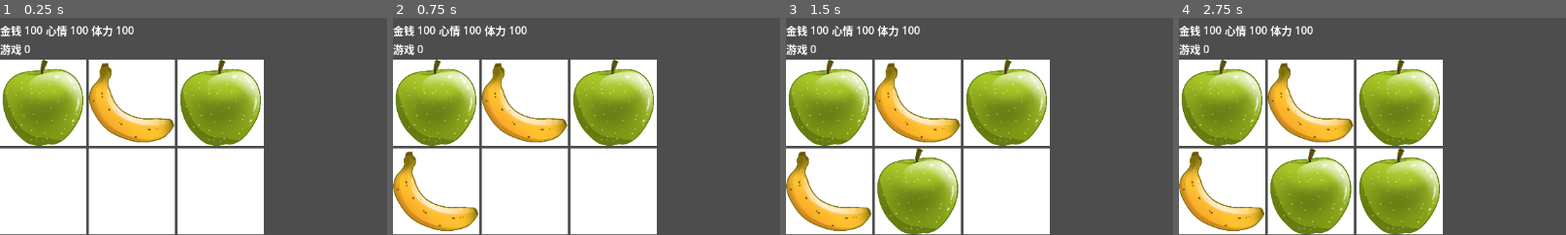
Above: before the commit, frames 1-4 (left to right).
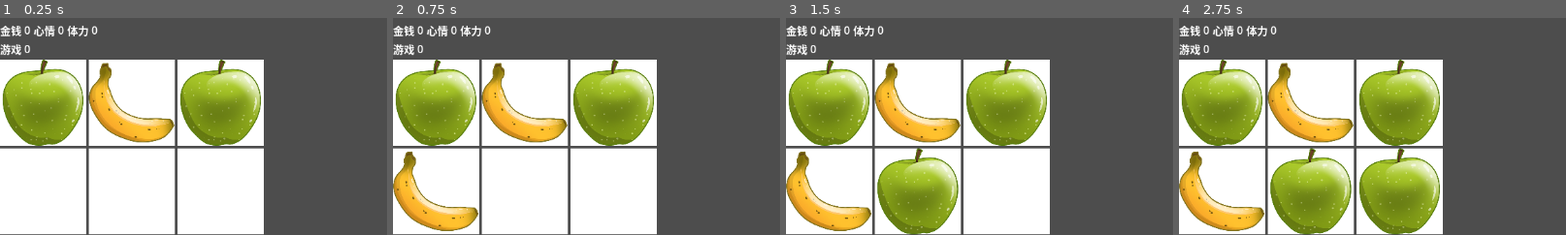
Above: after the commit, the same moments.

Repository: zuiyu1998/life-simulator
Game: Godot game, scene res://test/main_test.tscn
Same seed, same stepped clock (60 frames per second), same inputs: the game is played once before the commit and once after it.
Inputs:
- Up to frame 1 (0.25 s): no input
- Up to frame 2 (0.75 s): click "下一回合" at 0.5 s
- Up to frame 3 (1.5 s): click "下一回合" at 1.25 s
- Up to frame 4 (2.75 s): click "下一回合" at 2 s
The pictures show only the part of the screen within x 0-50%, y 9-59%; the shares and areas given below are measured in that part.

The runs differ from the first frame. In frame 1, 0.8% of the frame differs, in the area x 6-35%, y 3-9%; in frame 2, 0.8%; in frame 3, 0.8%; in frame 4, 0.8%.

Commit message:
feat: 添加状态控制器

Diff:
--- a/src/level/chess/game_gain_subscription.gd
+++ b/src/level/chess/game_gain_subscription.gd
@@ -1,9 +1,16 @@
 extends GainSubscription
 class_name GameGainSubscription
+
+var level_state_controller: LevelStateController
+
+static func new_gain_subscription(p_level_state_controller: LevelStateController) -> GainSubscription:
+	var game_gain_subscription = GameGainSubscription.new()
+	game_gain_subscription.level_state_controller = p_level_state_controller
+	return game_gain_subscription
 
 func handle_gain(gain: Gain):
 	var game_gain = gain as GameGain
 	if not game_gain:
 		return
 
-	print("game gain %s." % game_gain.value)
+	level_state_controller.add_money(game_gain.value)
--- a/src/level/level.gd
+++ b/src/level/level.gd
@@ -20,25 +20,14 @@
 @export
 var task: Task
 
+@export
 # 关卡状态
-var level_state = LevlState.new()
+var level_state = LevelState.new()
 
 var chess_observer: ChessObserver = ChessObserver.new()
 
 func _set_chess_grid(v: ChessGrid):
 	chess_grid = v
-
-
-func update_health(v: int):
-	level_state_panel.update_health(v)
-
-
-func update_like(v: int):
-	level_state_panel.update_like(v)
-
-
-func update_money(v: int):
-	level_state_panel.update_money(v)
 
 
 func on_skill_update(skill_name: String, _value: int):
@@ -60,10 +49,11 @@
 
 func init_chess_observer():
 	chess_observer.register_gain_handler("game", GameGainHandler.new())
-	chess_observer.register_gain_subscription("game", GameGainSubscription.new())
+	chess_observer.register_gain_subscription("game", GameGainSubscription.new_gain_subscription(level_state_panel.controller))
 
 
 func do_init() -> void:
+
 	init_chess_observer()
 	task.finished.connect(on_task_finished)
 
@@ -83,14 +73,6 @@
 	for skill in skill_set.skills.values():
 		skill_set_panel.update_skill(skill)
 
-	level_state.health_update.connect(update_health)
-	level_state.like_update.connect(update_like)
-	level_state.money_update.connect(update_money)
-
-	update_health(level_state.health)
-	update_like(level_state.like)
-	update_money(level_state.money)
-
 
 func update_chess(index: int):
 	var item = chess_grid.get_item(index)
--- a/src/level/level.tscn
+++ b/src/level/level.tscn
@@ -22,6 +22,7 @@
 script = ExtResource("2_em31m")
 
 [node name="LevelStatePanel" parent="VBoxContainer" instance=ExtResource("2_mpbj7")]
+visible = true
 layout_mode = 2
 
 [node name="SkillSetPanel" parent="VBoxContainer" instance=ExtResource("3_em31m")]
--- a/src/level/state/level_state.gd
+++ b/src/level/state/level_state.gd
@@ -1,22 +1,11 @@
 extends Resource
-class_name LevlState
-
-signal money_update
-signal like_update
-signal health_update
+class_name LevelState
 
 # 金钱
-var money: int = 100:
-	set(v):
-		money = v
-		emit_signal("money_update", v)
+var money: int = 100
+
 # 心情
-var like: int = 100:
-	set(v):
-		like = v
-		emit_signal("like_update", v)
+var like: int = 100
+
 # 体力
-var health: int = 100:
-	set(v):
-		health = v
-		emit_signal("health_update", v)
+var health: int = 100
--- /dev/null
+++ b/src/level/state/level_state_controller.gd
@@ -0,0 +1,11 @@
+class_name LevelStateController
+
+var level_state: LevelState = LevelState.new()
+
+var money: MoneyPanel
+var health: Label
+var like: Label
+
+func add_money(v: int):
+	level_state.money += v
+	money.update_value(level_state.money)
--- a/src/level/state/level_state_panel.gd
+++ b/src/level/state/level_state_panel.gd
@@ -1,9 +1,11 @@
 extends HBoxContainer
 class_name LevelStatePanel
 
-@onready var money: Label = $HBoxContainer/Money
+@onready var money: MoneyPanel = $Money
 @onready var health: Label = $HBoxContainer3/Health
 @onready var like: Label = $HBoxContainer2/Like
+
+var controller: LevelStateController = LevelStateController.new()
 
 func update_like(count: int):
 	like.text = str(count)
@@ -11,5 +13,5 @@
 func update_health(count: int):
 	health.text = str(count)
 
-func update_money(count: int):
-	money.text = str(count)
+func _ready() -> void:
+	controller.money = money
--- a/src/level/state/level_state_panel.tscn
+++ b/src/level/state/level_state_panel.tscn
@@ -1,22 +1,16 @@
-[gd_scene load_steps=2 format=3 uid="uid://lt16vgxgdml5"]
+[gd_scene load_steps=3 format=3 uid="uid://lt16vgxgdml5"]
 
 [ext_resource type="Script" uid="uid://bwca7gvjqnx1" path="res://src/level/state/level_state_panel.gd" id="1_u45sf"]
+[ext_resource type="PackedScene" uid="uid://cr5kmlt7h3q16" path="res://src/level/state/money.tscn" id="2_bviis"]
 
 [node name="LevelStatePanel" type="HBoxContainer"]
+visible = false
 offset_right = 40.0
 offset_bottom = 40.0
 script = ExtResource("1_u45sf")
 
-[node name="HBoxContainer" type="HBoxContainer" parent="."]
+[node name="Money" parent="." instance=ExtResource("2_bviis")]
 layout_mode = 2
-
-[node name="Label" type="Label" parent="HBoxContainer"]
-layout_mode = 2
-text = "金钱"
-
-[node name="Money" type="Label" parent="HBoxContainer"]
-layout_mode = 2
-text = "0"
 
 [node name="HBoxContainer2" type="HBoxContainer" parent="."]
 layout_mode = 2
--- /dev/null
+++ b/src/level/state/money.gd
@@ -0,0 +1,7 @@
+extends HBoxContainer
+class_name MoneyPanel
+
+@onready var value: Label = $Value
+
+func update_value(v: int):
+	value.text = str(v)
--- /dev/null
+++ b/src/level/state/money.tscn
@@ -0,0 +1,14 @@
+[gd_scene load_steps=2 format=3 uid="uid://cr5kmlt7h3q16"]
+
+[ext_resource type="Script" uid="uid://2u04cem5ri0e" path="res://src/level/state/money.gd" id="1_eaiob"]
+
+[node name="Money" type="HBoxContainer"]
+script = ExtResource("1_eaiob")
+
+[node name="Label" type="Label" parent="."]
+layout_mode = 2
+text = "金钱"
+
+[node name="Value" type="Label" parent="."]
+layout_mode = 2
+text = "0"
Not shown, added: src/level/state/level_state_controller.gd.uid
Not shown, added: src/level/state/money.gd.uid
